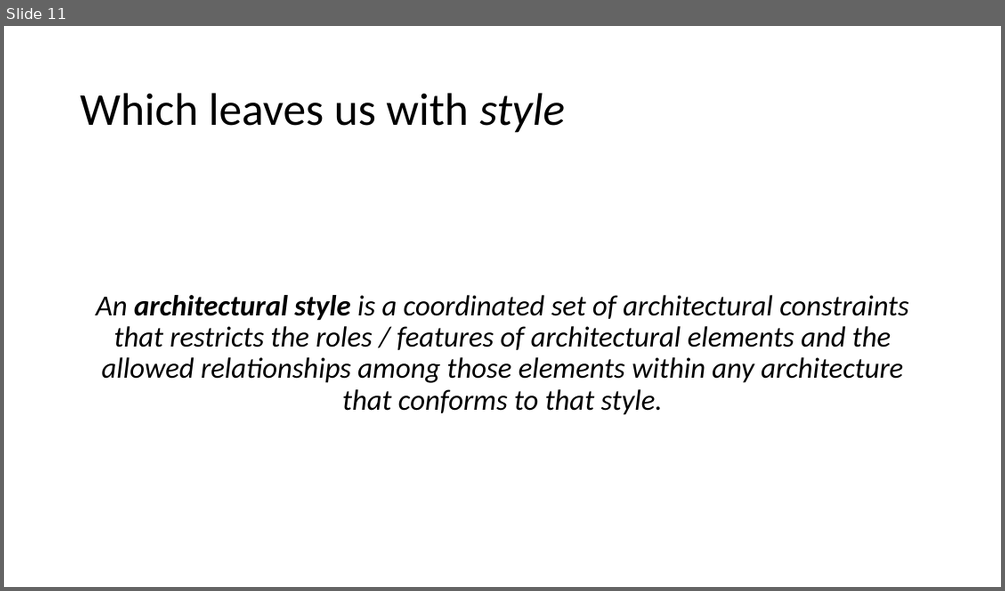
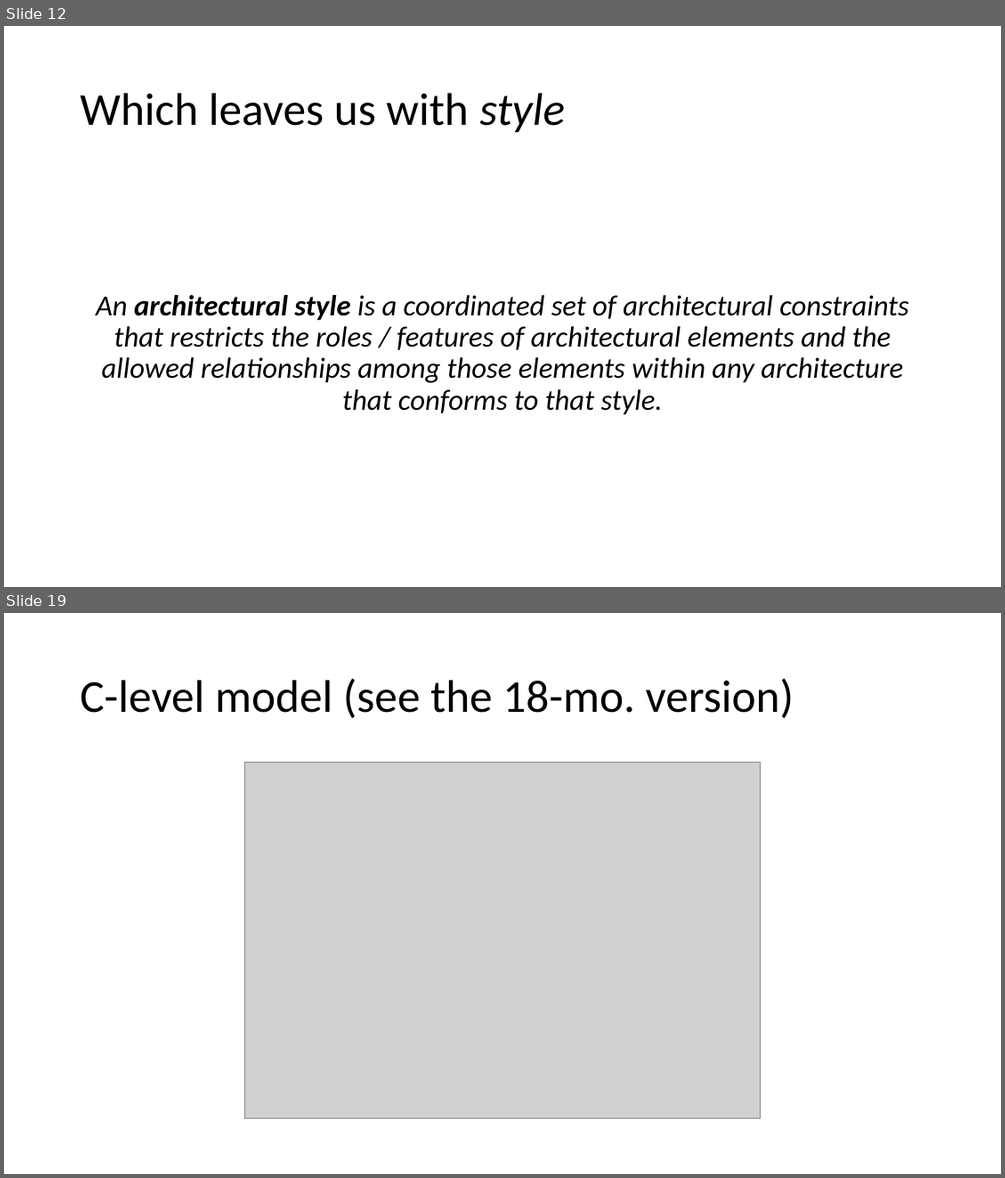
Before and after one commit to IrenaNiu/SU_CPSC_5200_20WQ, a slide deck: lectures/01 - Introduction.pptx. Shown one above the other, each under a label of ours: slide 11 before the commit, slides 12 and 19 after it; the slides between them are not shown. The pictures are 1005x591 and 1005x1178 pixels, drawn with LibreOffice and Linux fonts; fonts in the diff are those of the drawing; grey boxes stand for pictures. Boxes give left, top, right and bottom in pixels: in the first picture for what was removed or moved away, otherwise in the second. Text is boxed around its words. In the diff, an @@ line names an element or a change of style, - is before the commit and + after.

```diff
--- a/lectures/01 - Introduction.pptx
+++ b/lectures/01 - Introduction.pptx
@@ slide 19 added at box(4, 613, 1001, 1174), background #FFFFFF @@
@@ title added at box(80, 678, 794, 718), 44 pt, text #000000 @@
+C-level model (see the 18-mo. version)
@@ picture added at box(245, 763, 760, 1119) @@
@@ what was slide 11 is now slide 12 @@
```
Also in this commit, not shown: 3 slides changed, 13 other slides added.
